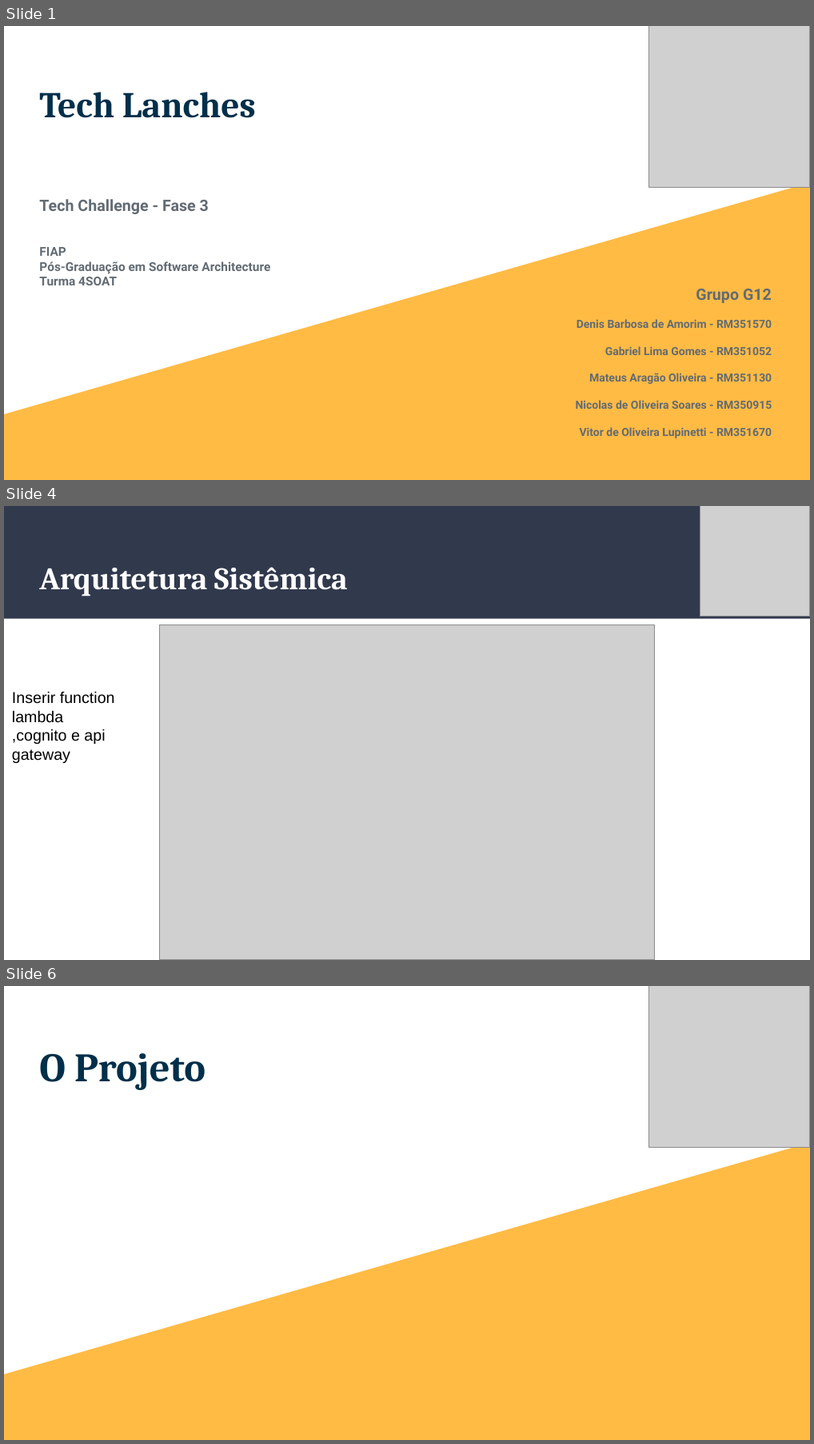
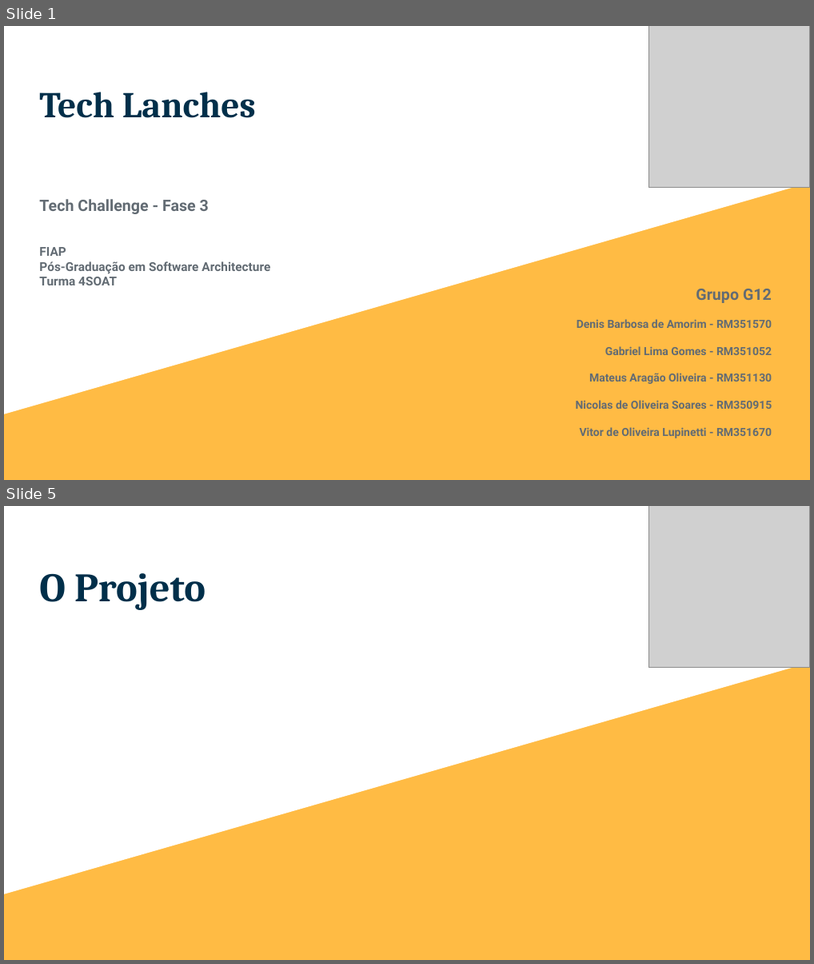
Before and after one commit to g12-4soat/techlanches-api, a slide deck: docs/Tech Lanches - Fase 3.pptx. Shown one above the other, each under a label of ours: slides 1, 4 and 6 before the commit, slides 1 and 5 after it; the slides between them are not shown. The pictures are 814x1444 and 814x964 pixels, drawn with LibreOffice and Linux fonts; fonts in the diff are those of the drawing; grey boxes stand for pictures. Boxes give left, top, right and bottom in pixels: in the first picture for what was removed or moved away, otherwise in the second. Text is boxed around its words. In the diff, an @@ line names an element or a change of style, - is before the commit and + after.

```diff
--- a/docs/Tech Lanches - Fase 3.pptx
+++ b/docs/Tech Lanches - Fase 3.pptx
@@ slide 4 removed at bbox=[4, 506, 810, 960], background #FFFFFF @@
@@ rectangle removed at bbox=[4, 506, 810, 619] @@
@@ picture removed at bbox=[700, 506, 810, 616] @@
@@ title removed at bbox=[39, 567, 348, 596] @@
-Arquitetura Sistêmica
@@ picture removed at bbox=[160, 624, 654, 959] @@
@@ text removed at bbox=[12, 691, 115, 763] @@
-Inserir function lambda
-,cognito e api gateway
@@ what was slide 6 is now slide 5 @@
```
Also in this commit, not shown: 1 slide changed, 2 slides added, 3 other slides removed.
